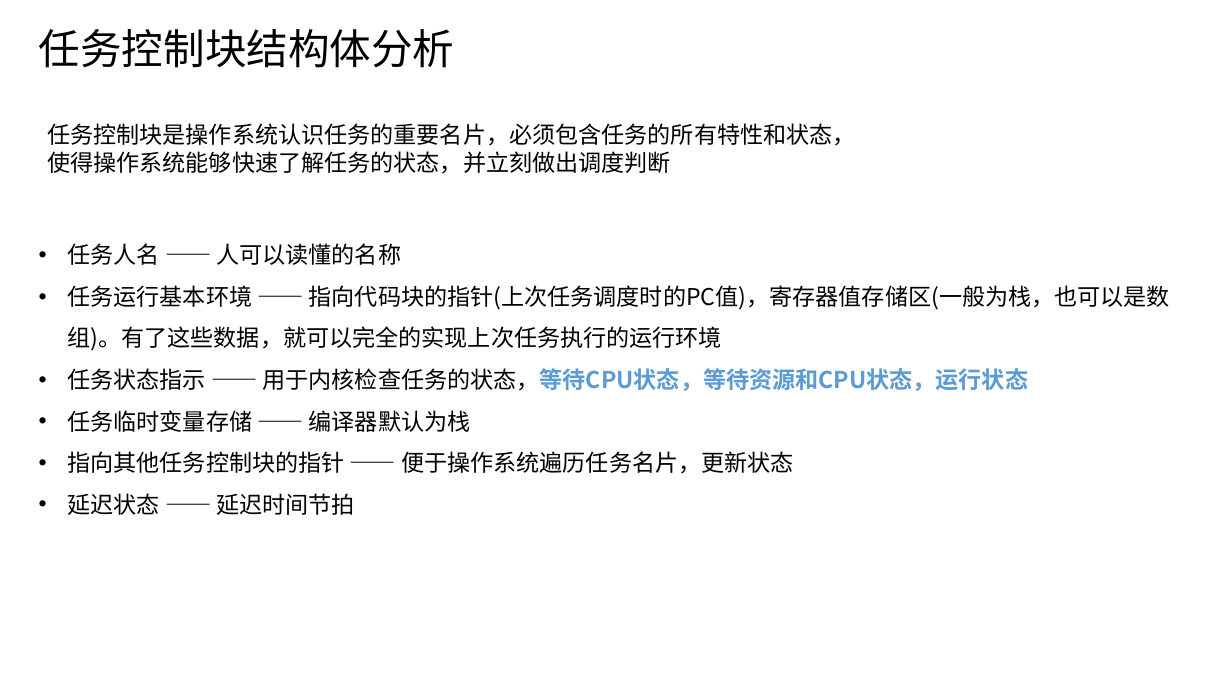
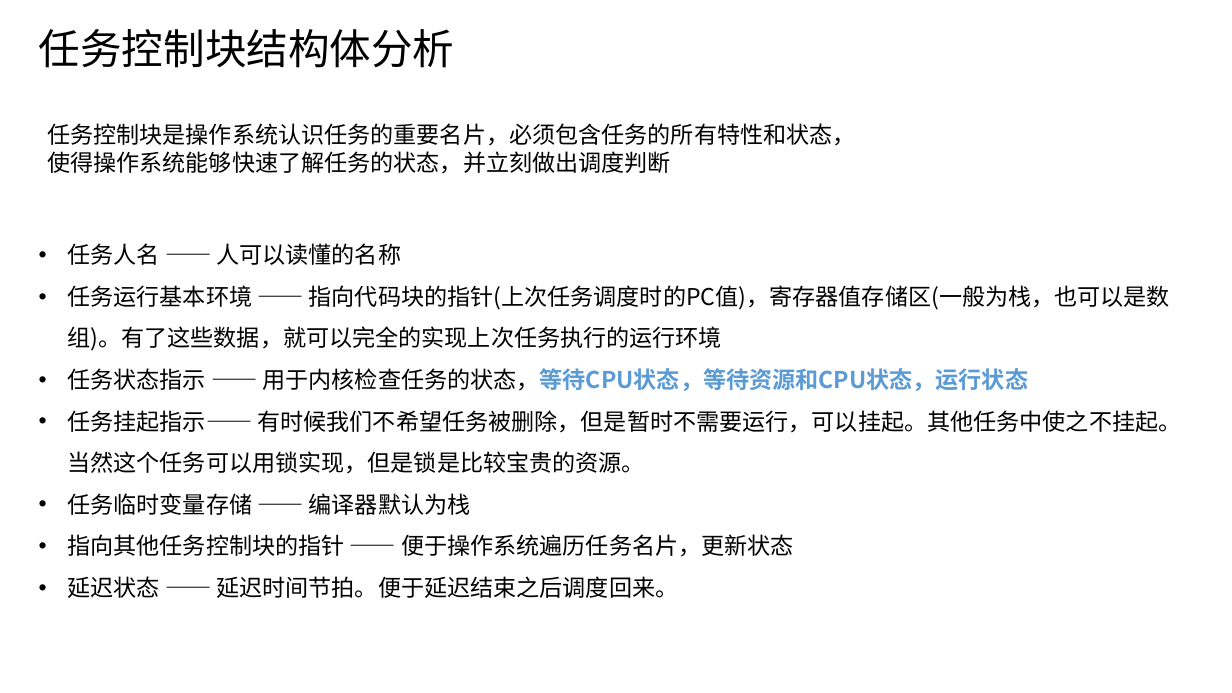
Before and after one commit to linghuix/UcosII-embedded-system, a slide deck: slide 3 of image/1.UCOS分析与深入解读.pptx. Drawn at 1232x693 pixels with LibreOffice and Linux fonts; fonts in the diff are those of the drawing. Boxes give left, top, right and bottom in pixels: in the first picture for what was removed or moved away, otherwise in the second. Text is boxed around its words. In the diff, an @@ line names an element or a change of style, - is before the commit and + after.

```diff
--- a/image/1.UCOS分析与深入解读.pptx
+++ b/image/1.UCOS分析与深入解读.pptx
@@ text at [67, 410, 1181, 474]: paragraph added @@
+• 任务挂起指示—— 有时候我们不希望任务被删除，但是暂时不需要运行，可以挂起。其他任务中使之不挂起。当然这个任务可以用锁实现，但是锁是比较宝贵的资源。
@@ text at [67, 576, 678, 598]: text changed @@
-• 延迟状态 —— 延迟时间节拍
+• 延迟状态 —— 延迟时间节拍。便于延迟结束之后调度回来。
```
Also in this commit, not shown: 6 other slides changed, 1 slide added, 44 other files.
